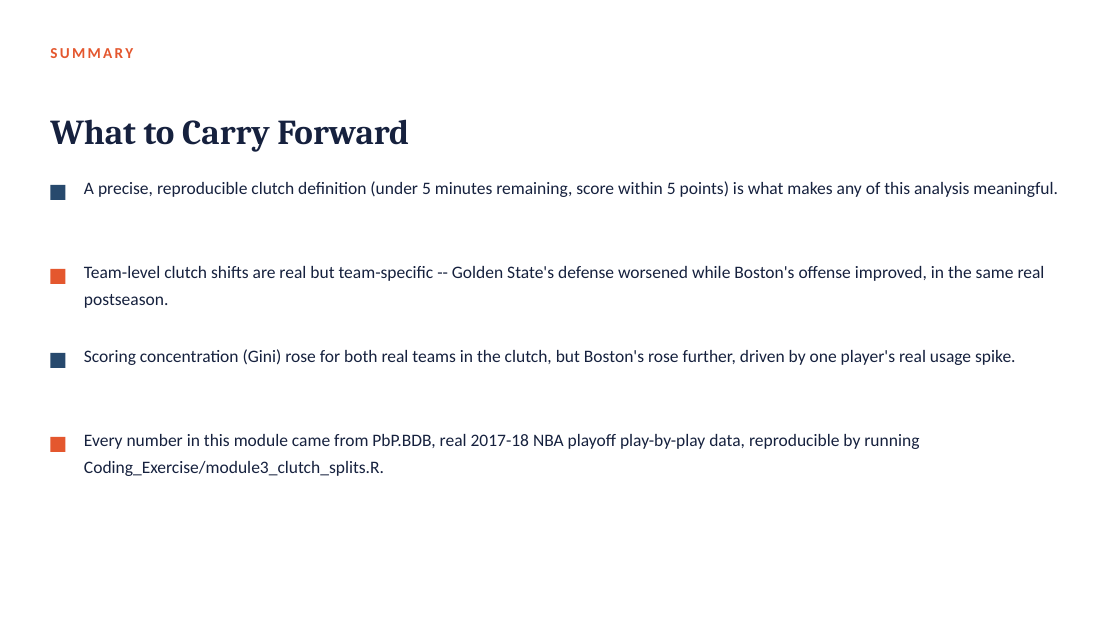
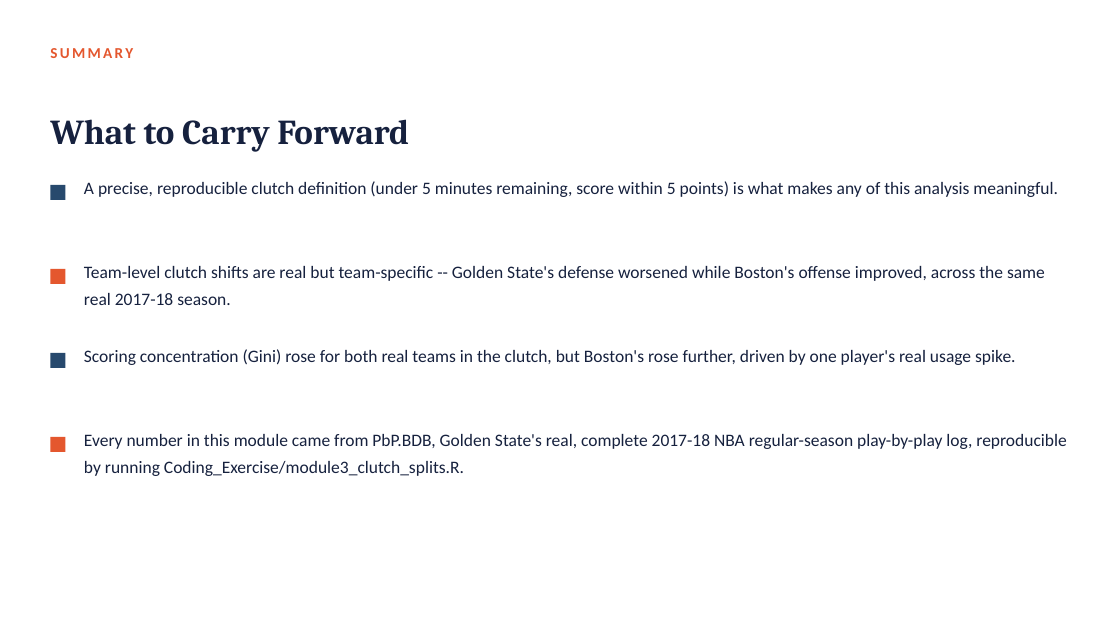
Before and after one commit to fmurital/Teaching-Curriculum, a slide deck: slide 43 of Sports-Analytics-Graduate/03_Clutch_Performance_and_Situational_Splits/Lecture_Slides/Module03_Clutch_Performance_and_Situational_Splits.pptx. Drawn at 1120x630 pixels with LibreOffice and Linux fonts; fonts in the diff are those of the drawing. Boxes give left, top, right and bottom in pixels: in the first picture for what was removed or moved away, otherwise in the second. Text is boxed around its words. In the diff, an @@ line names an element or a change of style, - is before the commit and + after.

Commit message:
Fix remaining PbP.BDB 2018-playoffs mischaracterization in Grad Module 3
The slide deck and three text files (Coding_Exercise script, Practice
Questions, References) still described PbP.BDB as 2017-18 NBA playoff
data after the rest of the module's text files were corrected. PbP.BDB
is Golden State's real, complete 2017-18 regular-season play-by-play
log (82 games); Boston's data is limited to the two real regular-season
games the two teams played against each other that season. Rewrote all
11 affected slides (text surgery on the slide XML, QA'd with
validate.py, markitdown+grep, and a visual thumbnail review) and the
three text files to match the already-corrected narrative.

```diff
--- a/Sports-Analytics-Graduate/03_Clutch_Performance_and_Situational_Splits/Lecture_Slides/Module03_Clutch_Performance_and_Situational_Splits.pptx
+++ b/Sports-Analytics-Graduate/03_Clutch_Performance_and_Situational_Splits/Lecture_Slides/Module03_Clutch_Performance_and_Situational_Splits.pptx
@@ text at (84, 266, 1045, 305): text changed @@
-Team-level clutch shifts are real but team-specific -- Golden State's defense worsened while Boston's offense improved, in the same real postseason.
+Team-level clutch shifts are real but team-specific -- Golden State's defense worsened while Boston's offense improved, across the same real 2017-18 season.
@@ text at (84, 434, 1066, 476): text changed @@
-Every number in this module came from PbP.BDB, real 2017-18 NBA playoff play-by-play data, reproducible by running Coding_Exercise/module3_clutch_splits.R.
+Every number in this module came from PbP.BDB, Golden State's real, complete 2017-18 NBA regular-season play-by-play log, reproducible by running Coding_Exercise/module3_clutch_splits.R.
```
Also in this commit, not shown: 10 other slides changed, 3 other files.
